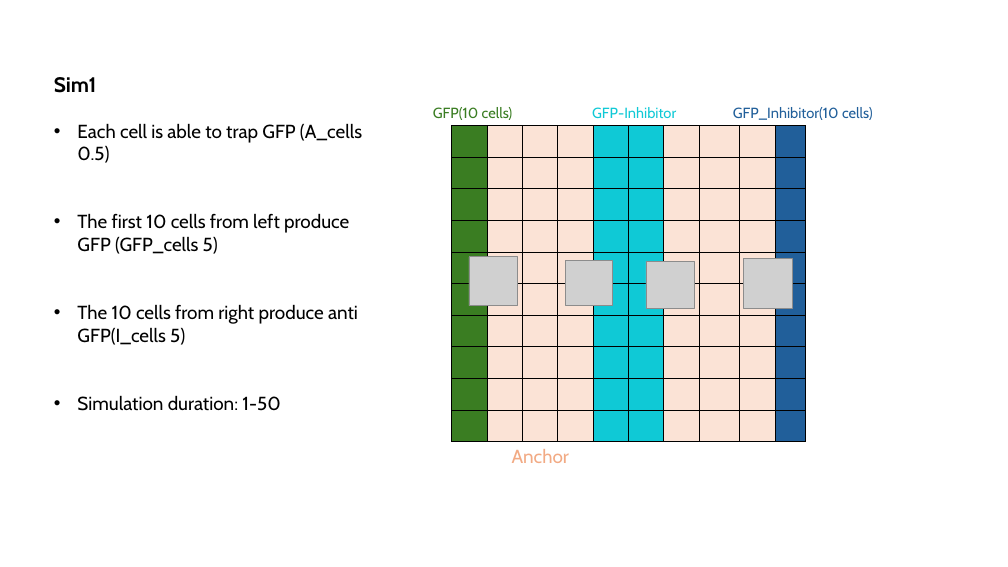
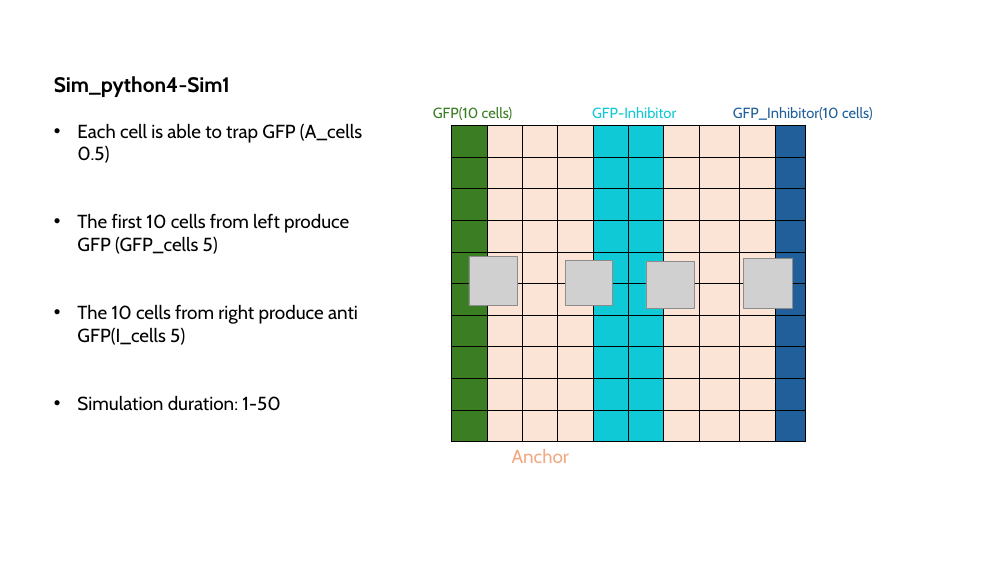
Before and after one commit to LoqmanSamani/grn-designer, a slide deck: slide 3 of sim_system.pptx. Drawn at 1008x567 pixels with LibreOffice and Linux fonts; fonts in the diff are those of the drawing; grey boxes stand for pictures. Boxes give left, top, right and bottom in pixels: in the first picture for what was removed or moved away, otherwise in the second. Text is boxed around its words. In the diff, an @@ line names an element or a change of style, - is before the commit and + after.

```diff
--- a/sim_system.pptx
+++ b/sim_system.pptx
@@ text at [54,76,230,97]: text changed @@
-Sim1
+Sim_python4-Sim1
```
Also in this commit, not shown: 2 other slides changed, 1 slide added.
